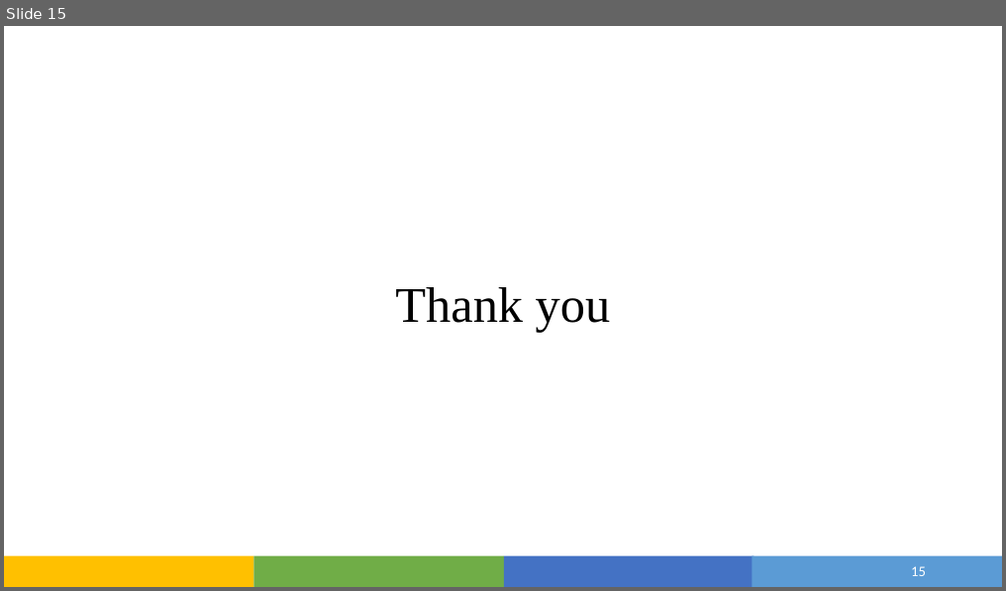
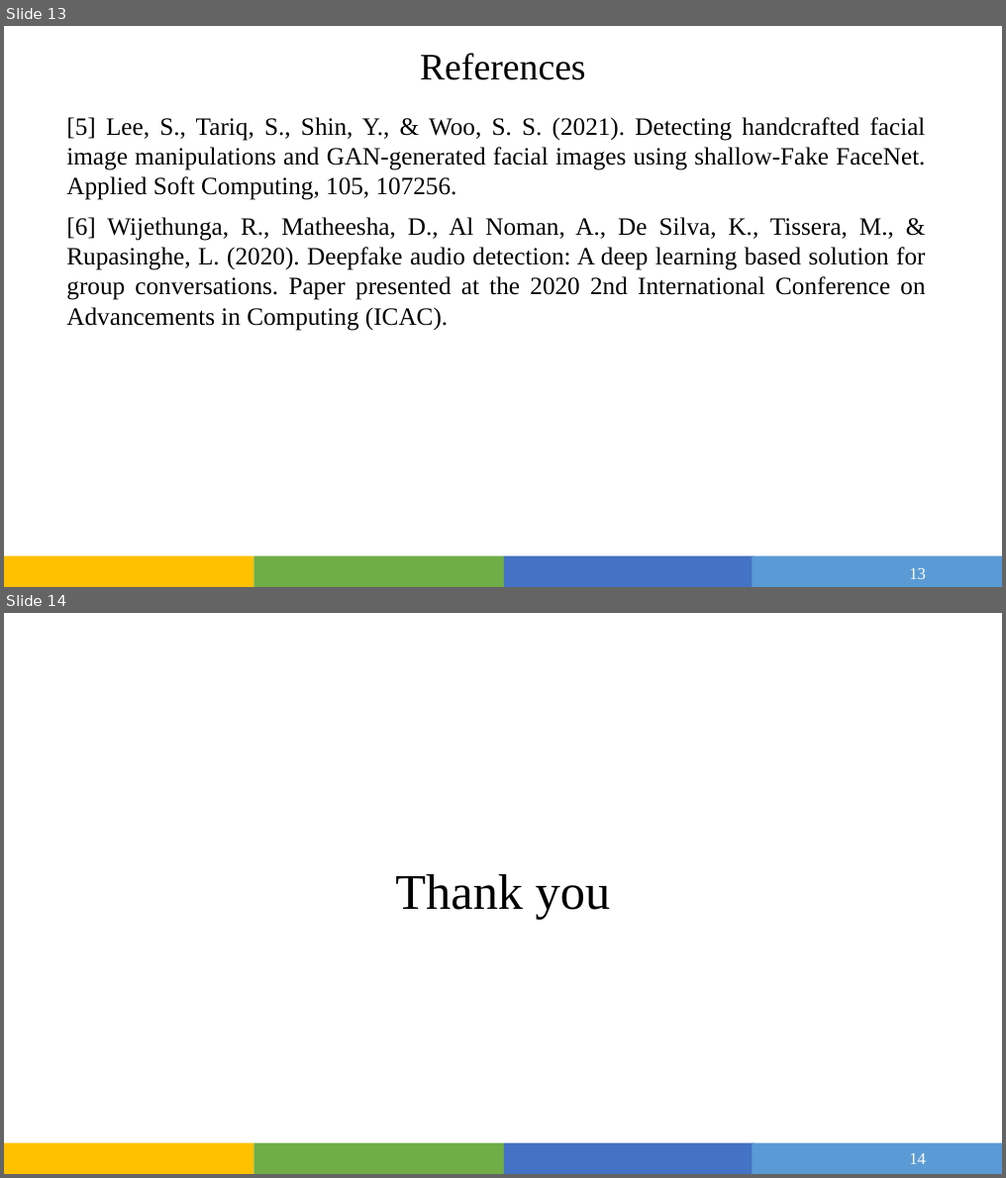
Before and after one commit to Devjethva1111/DeepFake-Voice-Recognition, a slide deck: Seminar/Project_PPT.pptx. Shown one above the other, each under a label of ours: slide 15 before the commit, slides 13 and 14 after it. The pictures are 1006x591 and 1006x1178 pixels, drawn with LibreOffice and Linux fonts; fonts in the diff are those of the drawing. Boxes give left, top, right and bottom in pixels: in the first picture for what was removed or moved away, otherwise in the second. Text is boxed around its words. In the diff, an @@ line names an element or a change of style, - is before the commit and + after.

```diff
--- a/Seminar/Project_PPT.pptx
+++ b/Seminar/Project_PPT.pptx
@@ slide 13 added at bbox=[4, 26, 1002, 587], background #FFFFFF; not listed: 4 template elements that a slide beside it also shows @@
@@ title added at bbox=[420, 53, 586, 80], 36 pt, text #000000 @@
+References
@@ text added at bbox=[66, 117, 926, 331], 24 pt, text #000000 @@
+[5] Lee, S., Tariq, S., Shin, Y., & Woo, S. S. (2021). Detecting handcrafted facial image manipulations and GAN-generated facial images using shallow-Fake FaceNet. Applied Soft Computing, 105, 107256.
+[6] Wijethunga, R., Matheesha, D., Al Noman, A., De Silva, K., Tissera, M., & Rupasinghe, L. (2020). Deepfake audio detection: A deep learning based solution for group conversations. Paper presented at the 2020 2nd International Conference on Advancements in Computing (ICAC).
@@ page number added at bbox=[909, 569, 926, 579], 16 pt, text #FFFFFF @@
+13
@@ what was slide 15 is now slide 14 @@
@@ page number at bbox=[909, 1154, 926, 1164]: text changed; size 14 to 16 pt; font Calibri to Times New Roman @@
-15
+14
```
Also in this commit, not shown: 6 slides changed, 5 other slides added, 7 slides removed, 1 other file.
